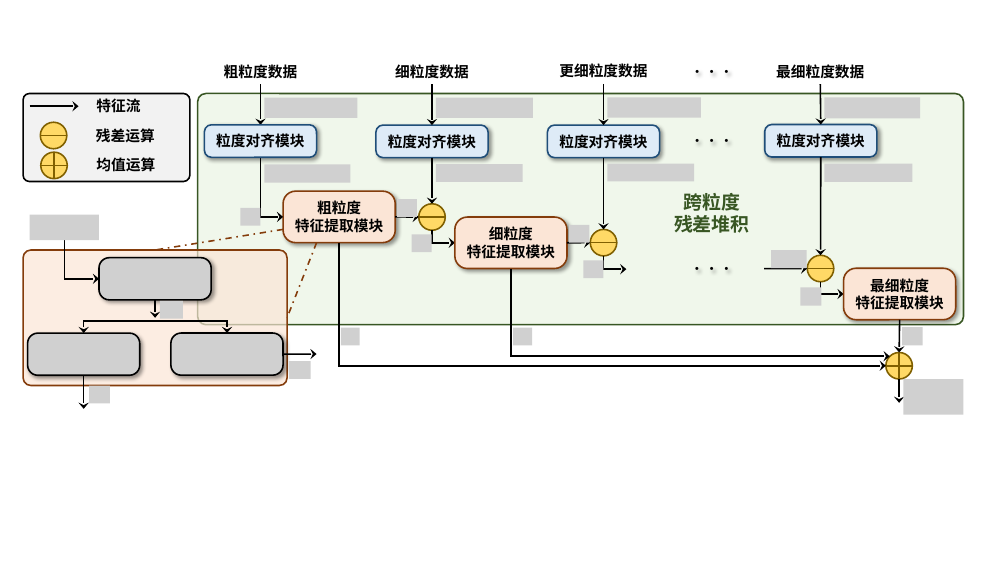
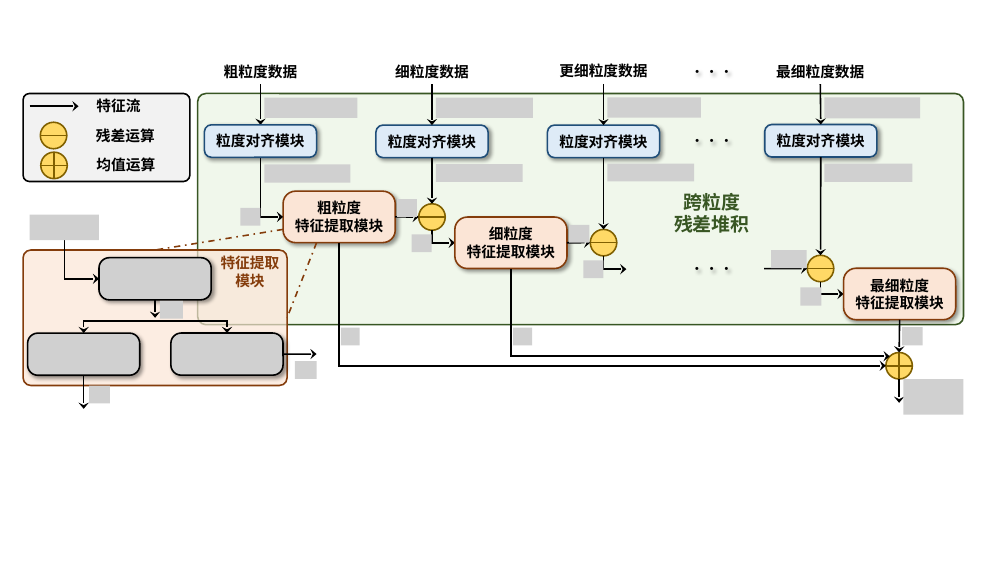
Before and after one commit to KarryRen/MgRL-CE, a slide deck: slide 2 of images/MgRL_CE_Images.pptx. Drawn at 1008x567 pixels with LibreOffice and Linux fonts; fonts in the diff are those of the drawing; grey boxes stand for pictures. Boxes give left, top, right and bottom in pixels: in the first picture for what was removed or moved away, otherwise in the second. Text is boxed around its words. In the diff, an @@ line names an element or a change of style, - is before the commit and + after.

```diff
--- a/images/MgRL_CE_Images.pptx
+++ b/images/MgRL_CE_Images.pptx
@@ text added at (221, 255, 280, 287), 14 pt, text #843C0B, bold @@
+特征提取模块
@@ picture: place and size @@
-picture at (289, 361, 311, 380)
+picture at (295, 361, 317, 380)
```
Also in this commit, not shown: 1 slide added, 1 slide removed, 1 other file.
